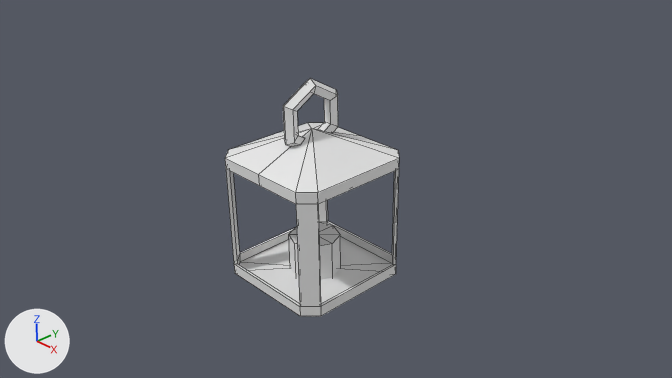
Before and after pictures for a commit that changed the Blender file Assets/Lantern/lantern.blend.
One viewpoint serves both versions: the file's camera 'Camera'. Arrows for +X, +Y and +Z are at lower left; the lights stay in place. Mesh edges are drawn as thin lines. The same objects are shown in both versions, whatever each file hides.
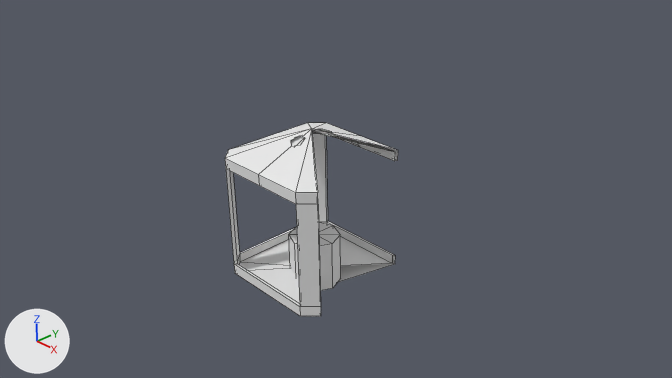
Boxes [x1, y1, x2, y2] around the edits, measured in the pictures (672 x 378 px):
'Torus.001', reshaped (18% shorter): before [225, 79, 399, 316]; after [225, 123, 398, 316]
part 1 of me_torus_001, deleted: before [283, 79, 399, 316]

Patch to the scene script:
```diff
--- a/Assets/Lantern/lantern.blend.py
+++ b/Assets/Lantern/lantern.blend.py
@@ mat_material_003 @@
+mat_material_003 = diffuse_material('Material.003')
+mat_material_003.base_color = (0.8, 0.8, 0.8)  # white #e7e7e7
@@ me_torus_001 @@
 # used by ob_torus_001; location = (0.0, 0.0, 1.58); rotation_euler = (0.0, 1.571, 0.0), in degrees (0, 90, 0); scale = (0.457, 0.457, 0.457)
-me_torus_001.from_pydata(...)  # 115 vertices, 128 faces; spans x -1.25..6.5, y -2.19..2.19, z -2.19..2.19
+me_torus_001.from_pydata(...)  # 82 vertices, 75 faces; spans x 0.42..6.5, y -2.19..2.19, z -2.19..2.19
+# me_torus_001 part 1
+# 33 vertices are removed from x -1.25..5.64, y -1.08..1.73, z -0.24..2.19
+# 53 faces are deleted
+me_torus_001.materials.append(mat_material_003)  # white #e7e7e7
```
